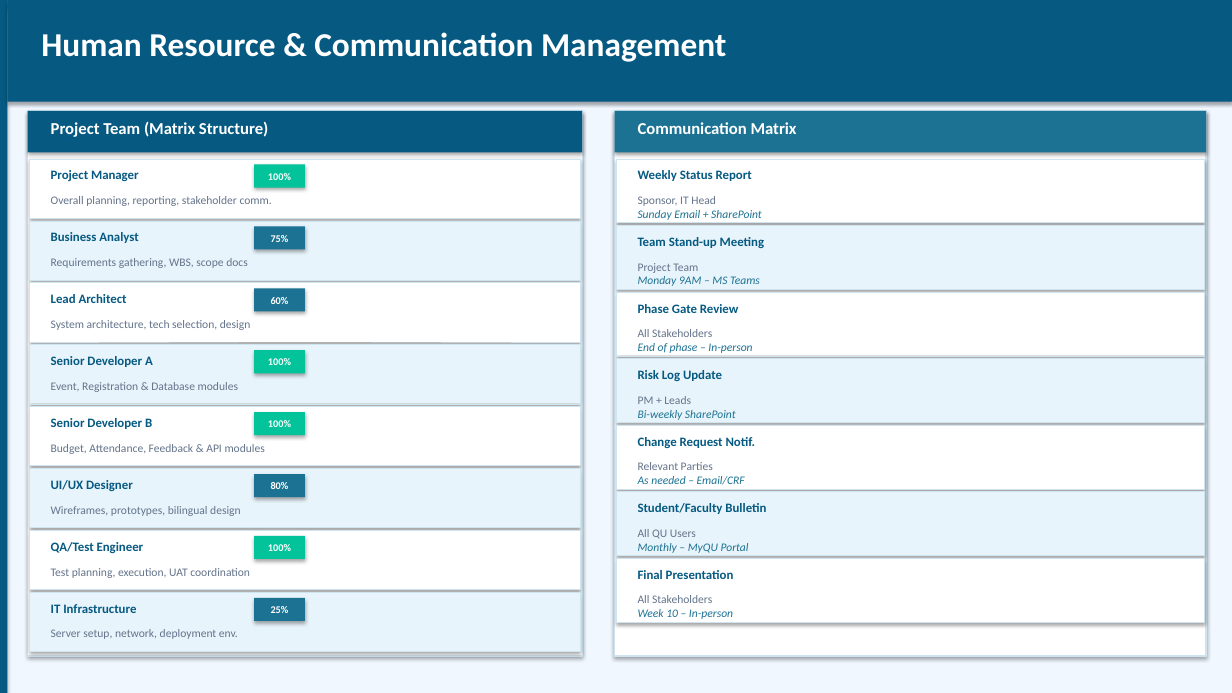
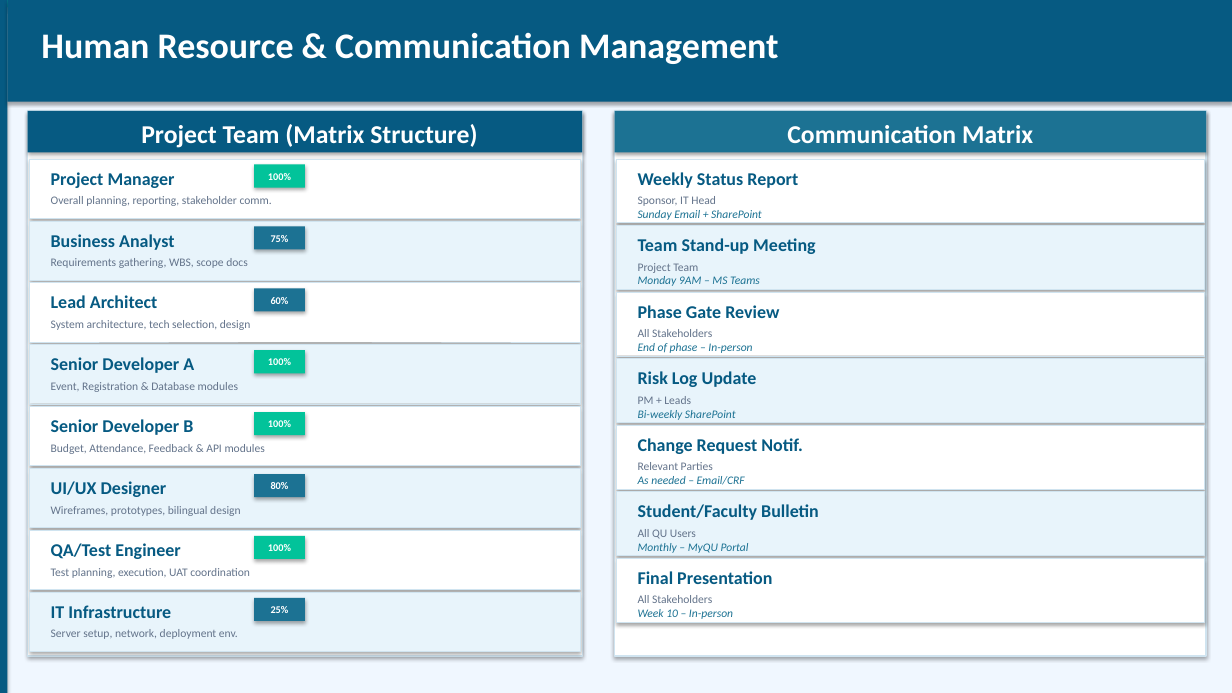
Before and after one commit to shakiliitju/Masters-in-IT, a slide deck: slide 11 of Chapter Two 1447/IT 612 IT Project Management/Project/Presentation/UEMS_Presentation.pptx (slide 9 before the commit). Drawn at 1232x693 pixels with LibreOffice and Linux fonts; fonts in the diff are those of the drawing. Boxes give left, top, right and bottom in pixels: in the first picture for what was removed or moved away, otherwise in the second. Text is boxed around its words. In the diff, an @@ line names an element or a change of style, - is before the commit and + after.

```diff
--- a/Chapter Two 1447/IT 612 IT Project Management/Project/Presentation/UEMS_Presentation.pptx
+++ b/Chapter Two 1447/IT 612 IT Project Management/Project/Presentation/UEMS_Presentation.pptx
@@ text "Human Resource & Communication Management" at <box>41,32,778,64</box>: size 26 to 28 pt @@
@@ text "Project Team (Matrix Structure)" at <box>141,124,477,148</box>: size 13 to 20 pt; alignment left to centre @@
@@ text "Communication Matrix" at <box>787,125,1033,143</box>: size 13 to 20 pt; alignment left to centre @@
@@ size 10 to 14 pt in 15 elements at <box>638,238,815,254</box>, <box>638,305,779,318</box>, <box>638,371,757,387</box>, <box>638,571,772,584</box>, <box>638,172,798,188</box>, <box>638,438,803,454</box>, <box>638,504,819,520</box>, <box>51,172,175,188</box>, <box>51,234,175,250</box>, <box>51,295,157,308</box>, <box>51,357,194,373</box>, <box>51,419,193,435</box>, <box>51,481,167,497</box>, <box>51,543,181,559</box>, <box>51,605,171,618</box> @@
```
Also in this commit, not shown: 5 other slides changed, 2 slides added, 9 other files.
